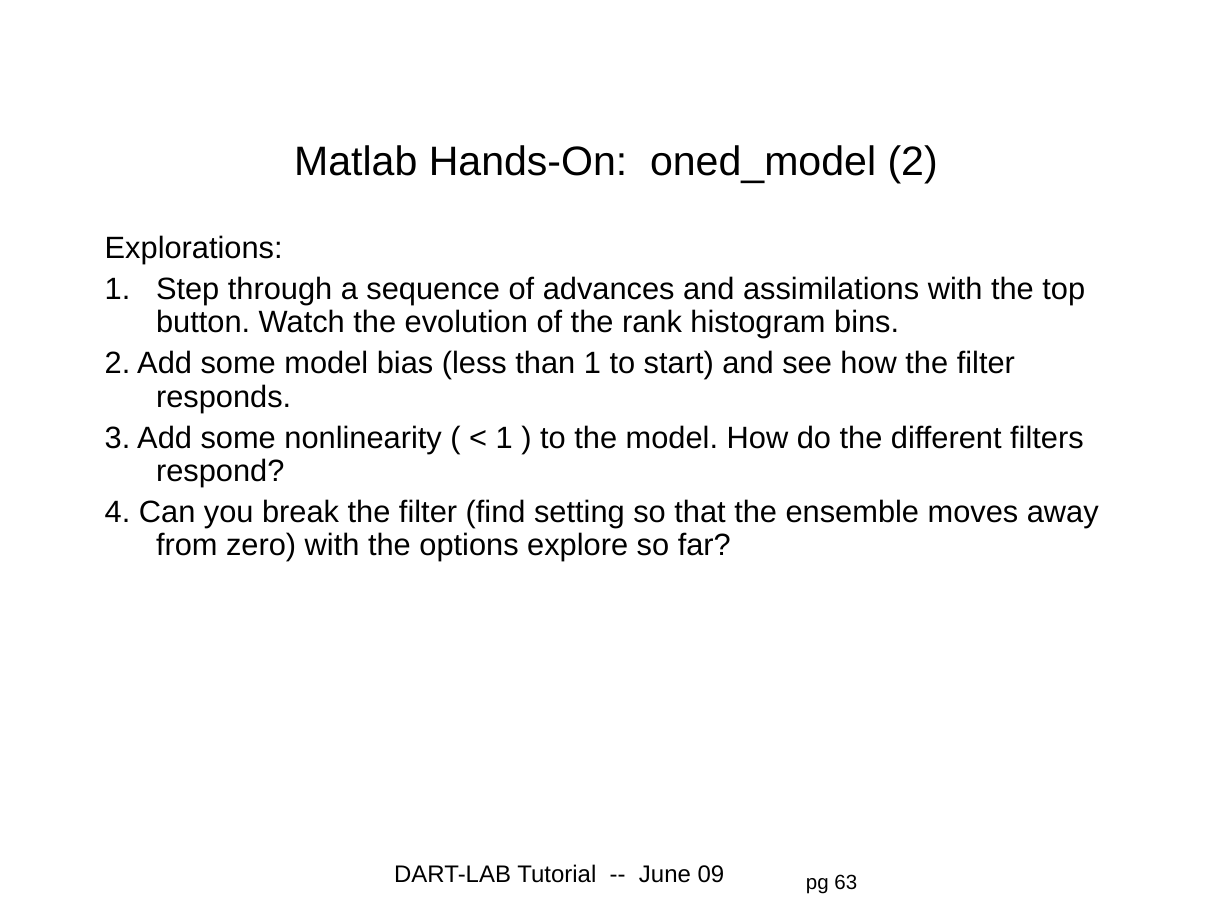
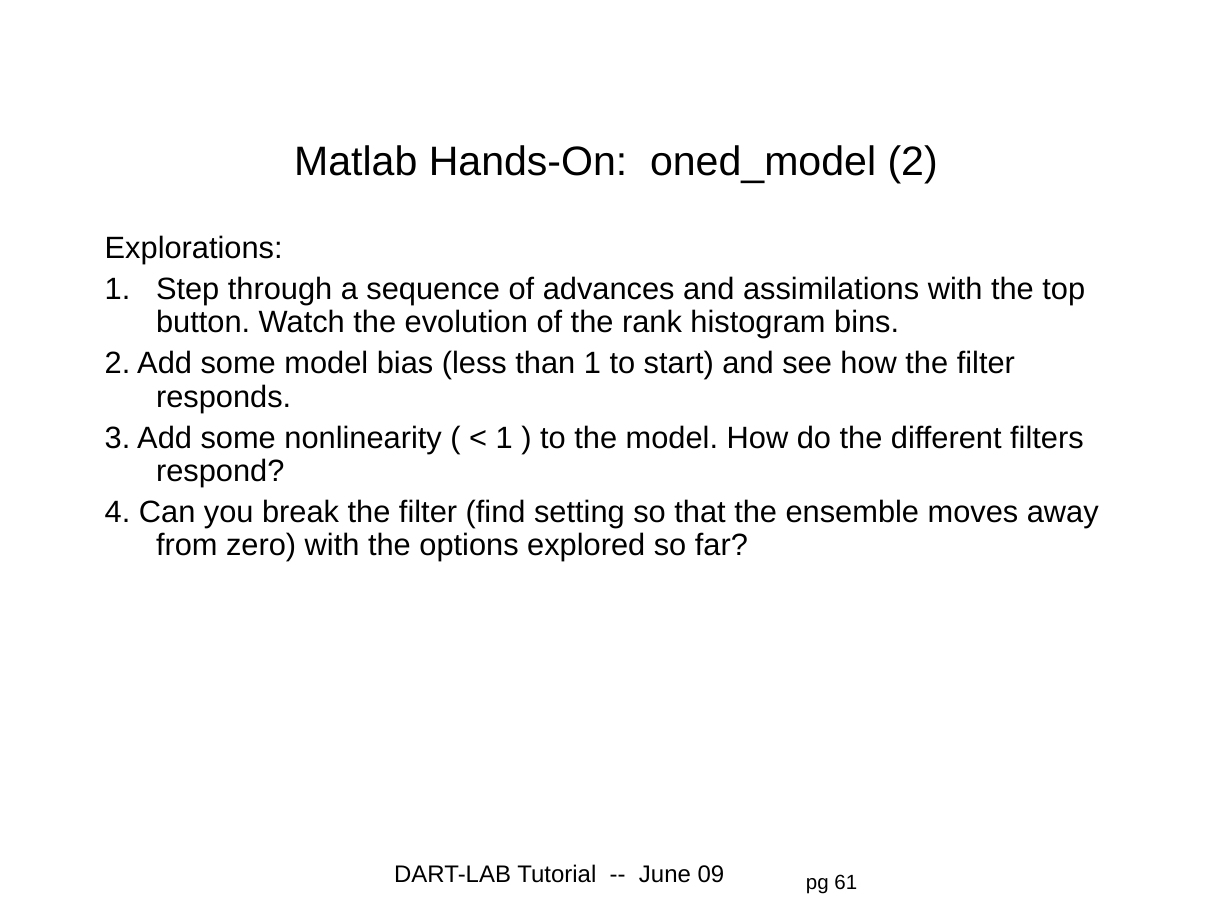
Before and after one commit to jhendric/DART, a slide deck: slide 61 of DART_LAB/presentation/DART_section1.ppt (slide 63 before the commit). Drawn at 1232x924 pixels with LibreOffice and Linux fonts; fonts in the diff are those of the drawing; background and template pictures are left out. Boxes give left, top, right and bottom in pixels: in the first picture for what was removed or moved away, otherwise in the second. Text is boxed around its words. In the diff, an @@ line names an element or a change of style, - is before the commit and + after.

```diff
--- a/DART_LAB/presentation/DART_section1.ppt
+++ b/DART_LAB/presentation/DART_section1.ppt
@@ text at (105, 499, 1099, 561): text changed @@
-4. Can you break the filter (find setting so that the ensemble moves away from zero) with the options explore so far?
+4. Can you break the filter (find setting so that the ensemble moves away from zero) with the options explored so far?
@@ page number at (806, 874, 857, 894): text changed @@
-pg 63
+pg 61
```
Also in this commit, not shown: 5 other slides changed, 3 slides removed, 12 other files.
